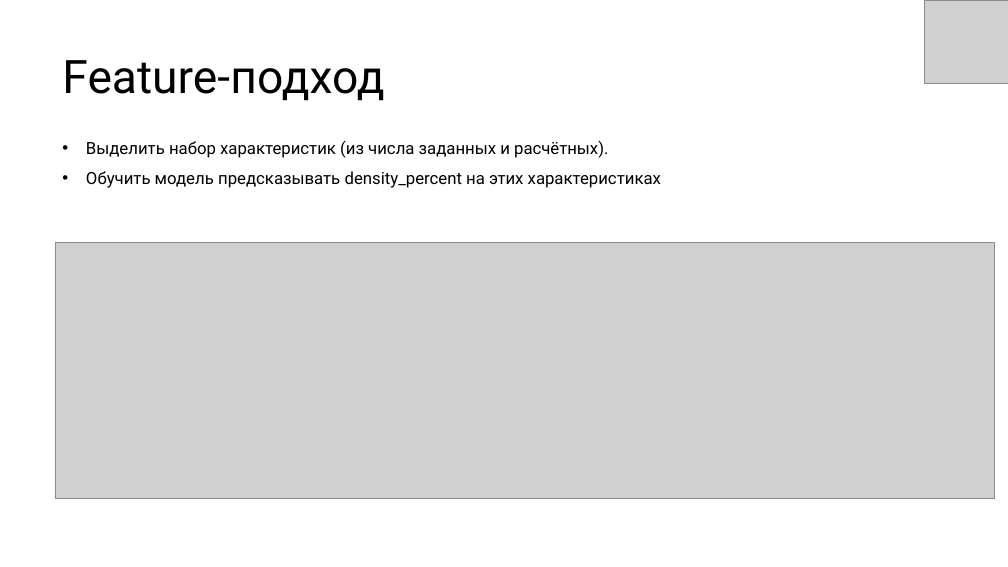
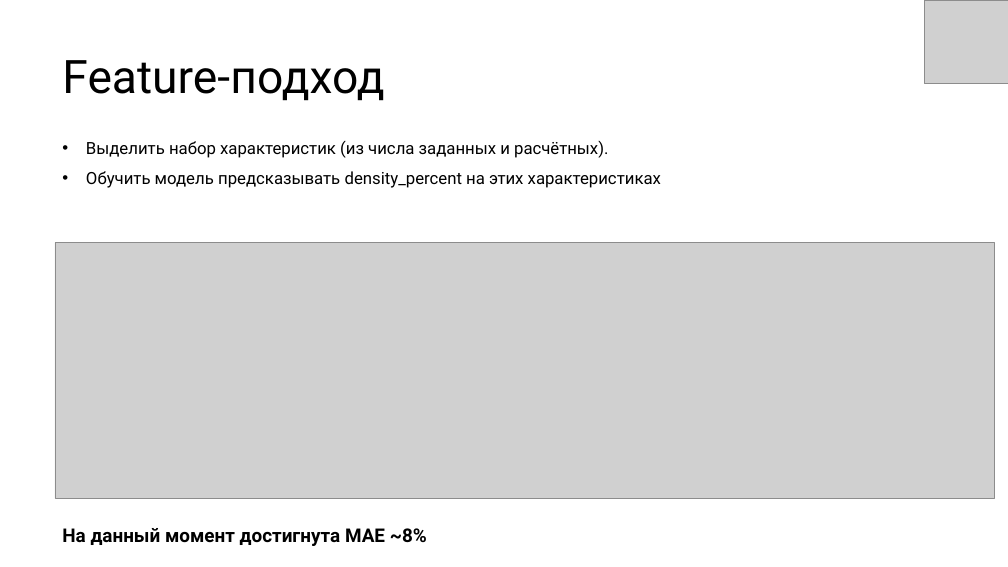
Before and after one commit to pluie-d-automne/hackathon0423, a slide deck: slide 8 of Checkpoint_2.pptx. Drawn at 1008x567 pixels with LibreOffice and Linux fonts; fonts in the diff are those of the drawing; grey boxes stand for pictures. Boxes give left, top, right and bottom in pixels: in the first picture for what was removed or moved away, otherwise in the second. Text is boxed around its words. In the diff, an @@ line names an element or a change of style, - is before the commit and + after.

```diff
--- a/Checkpoint_2.pptx
+++ b/Checkpoint_2.pptx
@@ text added at bbox=[62, 528, 427, 546], 18 pt, text #000000, bold @@
+На данный момент достигнута MAE ~8%
```
Also in this commit, not shown: 1 other slide changed.
